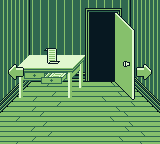
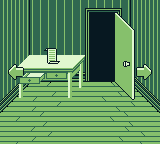
Layers edited between the first and the second 160x144 image:
hid "Arrows" over (19, 73, 66, 80)
hid "Drawer2Open" over (41, 73, 66, 84)
showed "Drawer1Open", painted on it over (19, 73, 45, 84)
